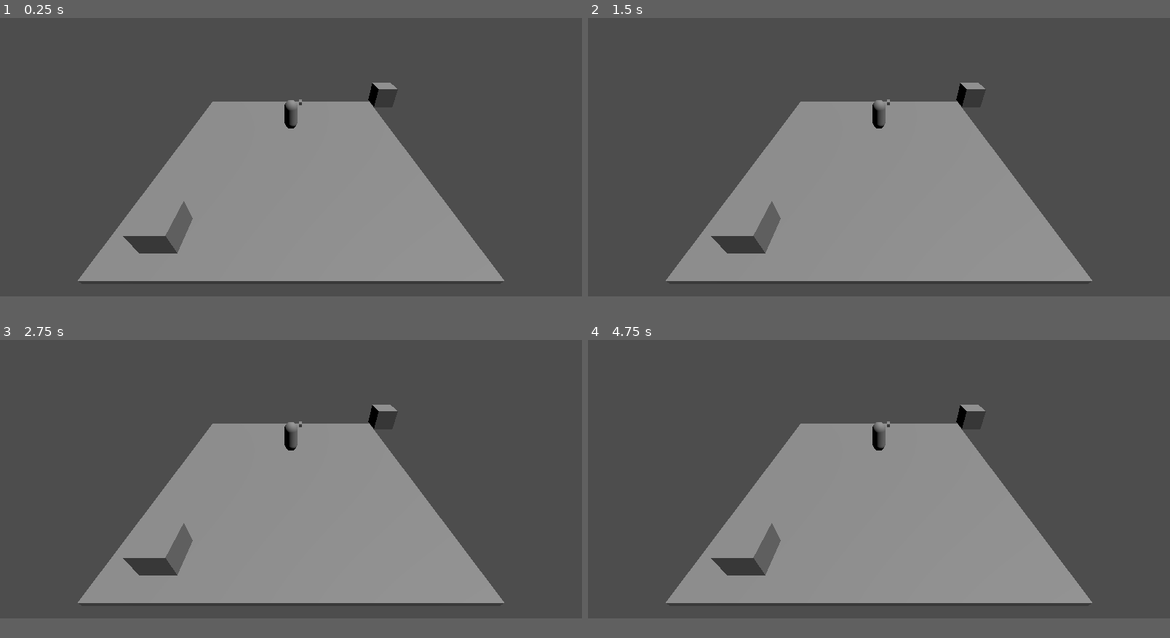
Above: before the commit, frames 1-4 (two rows, left to right).
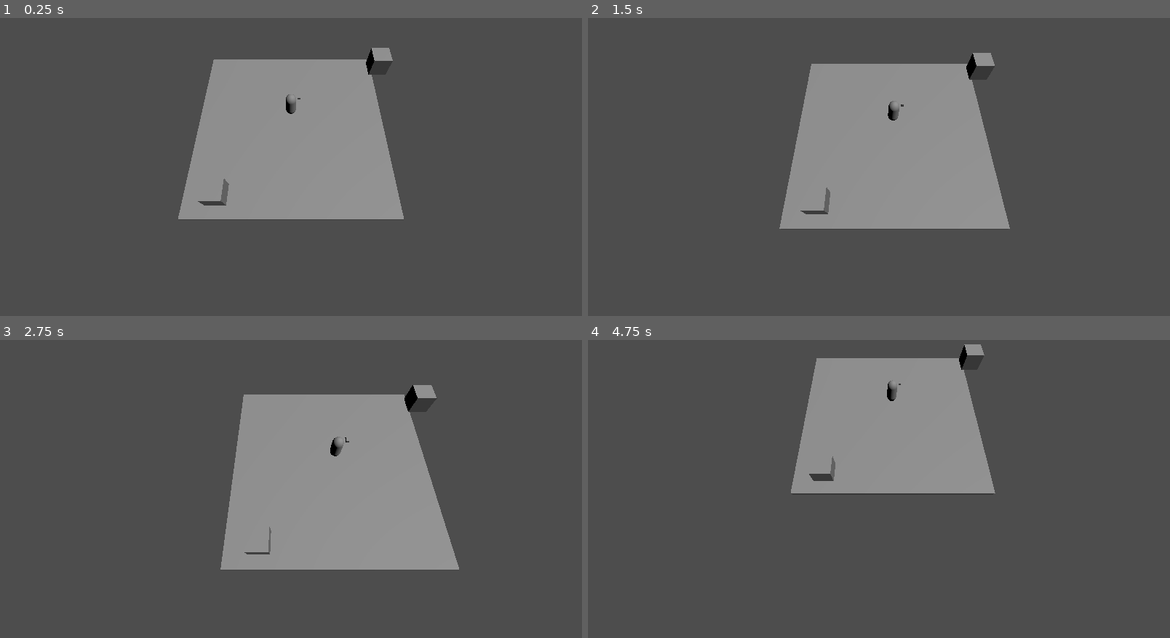
Above: after the commit, the same moments.

Repository: AdaLollA/Ass3D
Game: Godot game, scene res://scenes/game.tscn
Two runs of this game, one before a commit and one after it. Both use one fixed random seed, a clock stepped at 60 frames per second and the inputs below.
Inputs (mouse positions are in pixels of both pictures, inside the frame that each line leads up to):
- Up to frame 1 (0.25 s): no input
- Up to frame 2 (1.5 s): tap Enter at 0.5 s; move the mouse to (1007, 128) at 0.52 s; click (1007, 128) at 0.67 s; tap Space at 1.25 s; drag from (762, 158) to (849, 205) at 1.27 s
- Up to frame 3 (2.75 s): tap Enter at 2 s; move the mouse to (349, 396) at 2.02 s; click (349, 396) at 2.17 s
- Up to frame 4 (4.75 s): tap Space at 2.75, 4.25 s; drag from (849, 527) to (704, 420) at 2.77 s; tap Enter at 3.5 s; move the mouse to (1053, 509) at 3.52 s; click (1053, 509) at 3.67 s; drag from (704, 420) to (791, 387) at 4.27 s
In our replay, the window is 800x421 before the commit and 800x448 after it. These sizes can differ from the game's own. Grey fills any space a smaller window leaves; there, only what the larger window draws over its background counts as a difference.

The runs differ from the first frame. In frame 1, 21% of the frame differs, in the area x 13-87%, y 10-89%; in frame 2, 19%; in frame 3, 18%; in frame 4, 29%, in the area x 13-87%, y 1-89%.

Commit message:
slaaaay

Diff:
--- a/project.godot
+++ b/project.godot
@@ -17,8 +17,16 @@
 
 [display]
 
-window/size/viewport_width=1900
-window/size/viewport_height=1000
+window/size/viewport_width=1366
+window/size/viewport_height=766
+
+[input]
+
+click={
+"deadzone": 0.5,
+"events": [Object(InputEventMouseButton,"resource_local_to_scene":false,"resource_name":"","device":0,"window_id":0,"store_command":true,"alt_pressed":false,"shift_pressed":false,"meta_pressed":false,"command_pressed":false,"button_mask":1,"position":Vector2(185, 107),"global_position":Vector2(185, 107),"factor":1.0,"button_index":1,"pressed":true,"double_click":false,"script":null)
+]
+}
 
 [rendering]
 
--- a/scenes/game.tscn
+++ b/scenes/game.tscn
@@ -1,4 +1,6 @@
-[gd_scene load_steps=6 format=3 uid="uid://8jxa65pb3ut1"]
+[gd_scene load_steps=7 format=3 uid="uid://8jxa65pb3ut1"]
+
+[ext_resource type="Script" path="res://scripts/Camera.gd" id="1_usvjx"]
 
 [sub_resource type="BoxMesh" id="BoxMesh_x0vrs"]
 
@@ -50,11 +52,12 @@
 [node name="CollisionShape3D" type="CollisionShape3D" parent="Map/Ground"]
 shape = SubResource( "BoxShape3D_aotj3" )
 
-[node name="Camera3D" type="Camera3D" parent="."]
-transform = Transform3D(1, 0, 0, 0, 0.807496, 0.589873, 0, -0.589873, 0.807496, 0, 5.25856, 6.8721)
+[node name="Camera" type="Camera3D" parent="."]
+transform = Transform3D(1, 0, 0, 0, 0.435812, 0.900038, 0, -0.900038, 0.435812, 0, 9.62194, 6.44788)
 current = true
+script = ExtResource( "1_usvjx" )
 
-[node name="DirectionalLight3D" type="DirectionalLight3D" parent="."]
+[node name="Sun" type="DirectionalLight3D" parent="."]
 transform = Transform3D(0.867025, 0.309648, 0.390366, -0.410544, -1.22352e-08, 0.911841, 0.282349, -0.950851, 0.127124, 0, 10.3611, 0)
 
 [node name="Entities" type="Node3D" parent="."]
--- /dev/null
+++ b/scripts/Camera.gd
@@ -0,0 +1,16 @@
+extends Camera3D
+
+const DRAG_SPEED = 0.01
+
+var dragging = false
+var previous_drag = null
+
+func _input(event):
+	if event is InputEventMouseButton:
+		dragging = event.pressed
+		previous_drag = event.position
+	elif event is InputEventMouseMotion:
+		if dragging:
+			position.x += (previous_drag.x - event.position.x) * DRAG_SPEED
+			position.z += (previous_drag.y - event.position.y) * DRAG_SPEED
+			previous_drag = event.position
